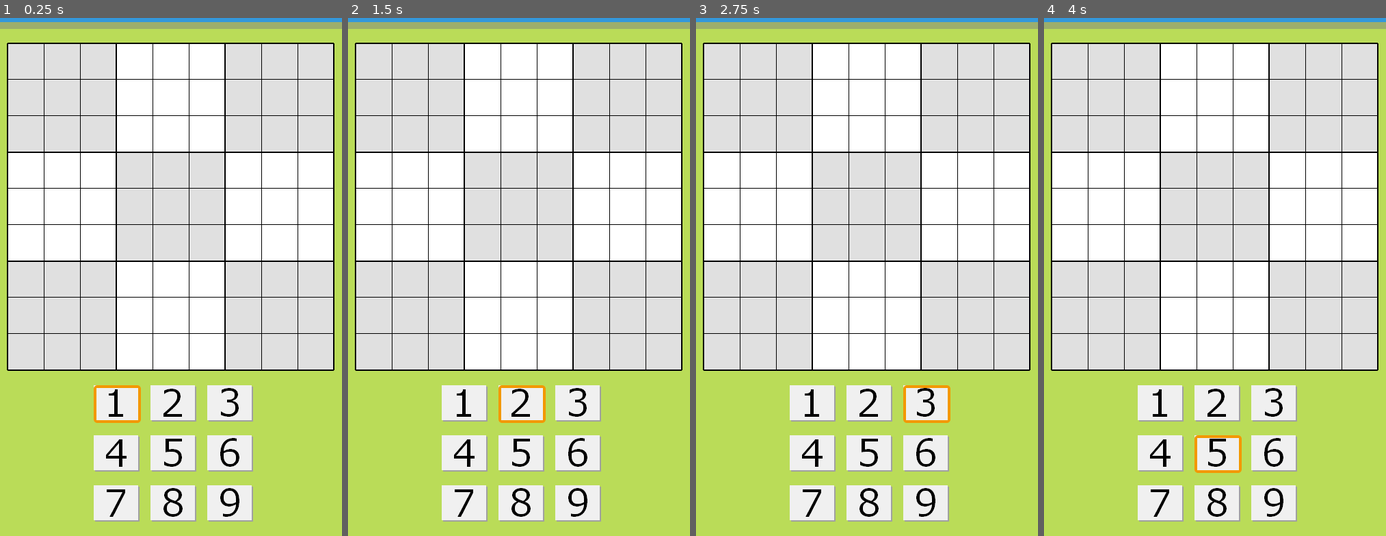
Above: before the commit, frames 1-4 (left to right).
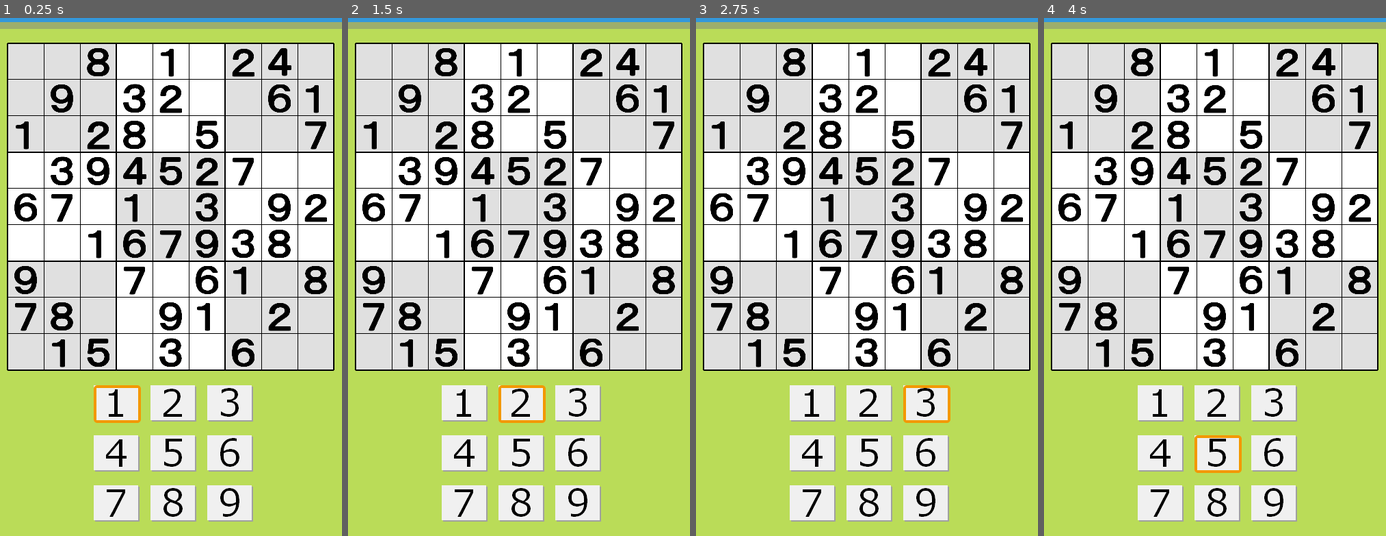
Above: after the commit, the same moments.

Repository: vivisuke/GodotSudoku
Game: Godot game, scene res://Main.tscn
Two runs of this game, one before a commit and one after it. Both use one fixed random seed, a clock stepped at 60 frames per second and the inputs below.
Inputs (mouse positions are in pixels of both pictures, inside the frame that each line leads up to):
- Up to frame 1 (0.25 s): no input
- Up to frame 2 (1.5 s): click (464, 401) at 0.5 s; click (522, 401) at 1.25 s
- Up to frame 3 (2.75 s): click (925, 401) at 2 s
- Up to frame 4 (4 s): click (1160, 453) at 2.75 s; click (1218, 453) at 3.5 s

The runs differ from the first frame. In frame 1, 8.3% of the frame differs, in the area x 4-96%, y 5-68%; in frame 2, 8.3%; in frame 3, 8.3%; in frame 4, 8.3%.

Commit message:
0011 ◎ C 03/20 03/20 0.001│ToDo│問題を設定する set_quest(string) 関数追加

Diff:
--- a/GodotSudoku/Main.gd
+++ b/GodotSudoku/Main.gd
@@ -19,6 +19,7 @@
 	var name = "MarginContainer/VBoxContainer/HBoxContainer1/numButton1"
 	var btn = get_node(name)
 	$numButtonCursor.rect_position = btn.rect_global_position
+	set_quest("008010240090320061102805007039452700 670103092 001679380 900706108 780091020 015030600")
 	pass # Replace with function body.
 func is_clue(x, y):
 	var n = $CenterContainer/numTileMap.get_cell(x, y)
@@ -33,6 +34,22 @@
 		$CenterContainer/numTileMap.set_cell(x, y, -1)
 	else:
 		$CenterContainer/numTileMap.set_cell(x, y, n-1+NUM_OFFSET)
+func set_quest(q):
+	#usedNums.resize(9)
+	#for i in range(9):
+	#	usedNums[i] = 0
+	var ix = 0
+	for ch in q:
+		if ch != ' ':	# 空白は無視
+			if ch < '1' || ch > '9':
+				ch = '0'
+			var n = ch as int
+			#print(n)
+			#if n >= 1 && n <= 9:
+			#	usedNums[n-1] += 1
+			set_cell_clue(ix%9, ix/9, n)
+			ix += 1
+
 func posToXY(pos):
 	var xy = Vector2(-1, -1)
 	if pos.x >= BOARD_ORG_X && pos.x < BOARD_ORG_X + BOARD_WIDTH:
Not shown, changed: GodotSudoku.spr
